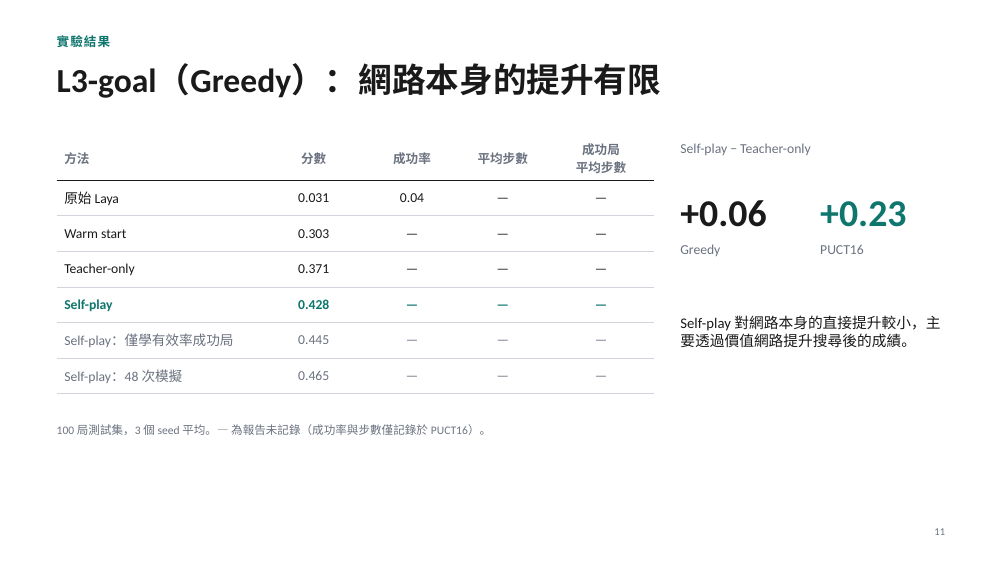
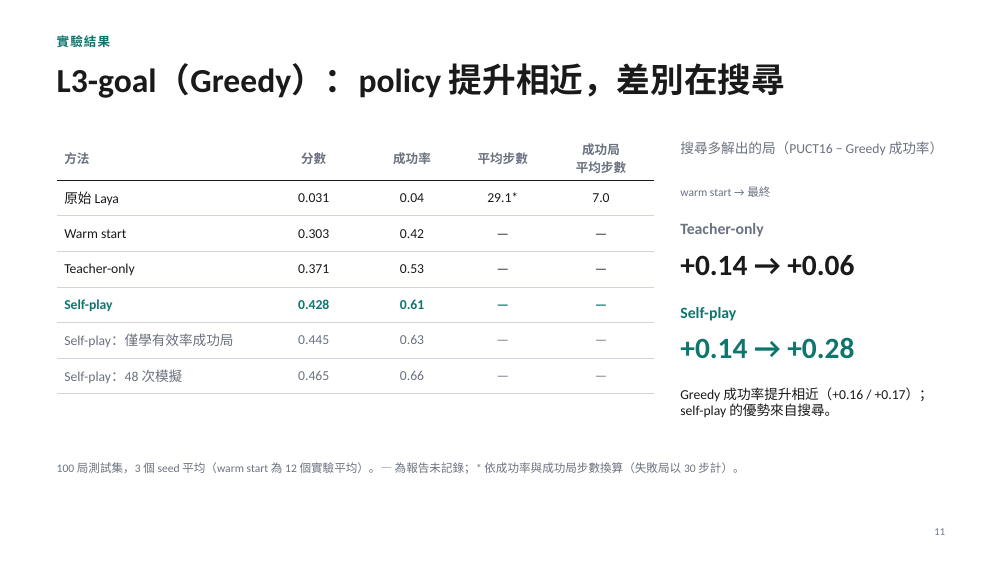
Before and after one commit to kthfan/mcts_laya, a slide deck: slide 11 of docs/project_slides_short.pptx. Drawn at 1008x567 pixels with LibreOffice and Linux fonts; fonts in the diff are those of the drawing. Boxes give left, top, right and bottom in pixels: in the first picture for what was removed or moved away, otherwise in the second. Text is boxed around its words. In the diff, an @@ line names an element or a change of style, - is before the commit and + after.

```diff
--- a/docs/project_slides_short.pptx
+++ b/docs/project_slides_short.pptx
@@ title at <box>57,63,785,98</box>: text changed @@
-L3-goal（Greedy）：網路本身的提升有限
+L3-goal（Greedy）：policy 提升相近，差別在搜尋
@@ table at <box>57,136,654,387</box> @@
-row 2, column 4: —
+row 2, column 4: 29.1*
-row 2, column 5: —
+row 2, column 5: 7.0
-row 3, column 3: —
+row 3, column 3: 0.42
-row 4, column 3: —
+row 4, column 3: 0.53
-row 5, column 3: —
+row 5, column 3: 0.61
-row 6, column 3: —
+row 6, column 3: 0.63
-row 7, column 3: —
+row 7, column 3: 0.66
@@ text at <box>680,141,943,155</box>: text changed @@
-Self-play − Teacher-only
+搜尋多解出的局（PUCT16 − Greedy 成功率）
@@ text "warm start → 最終" at <box>680,186,770,197</box>: vertical alignment bottom to top @@
@@ text at <box>680,186,770,197</box>: text changed; size 36 to 11 pt; text colour #1A1A1A to #6B7280; bold off @@
-+0.06
+warm start → 最終
@@ text at <box>680,223,763,237</box>: text changed; size 13 to 15 pt; bold on @@
-Greedy
+Teacher-only
@@ text at <box>680,255,854,276</box>: text changed; size 36 to 28 pt; text colour #0F766E to #1A1A1A @@
-+0.23
++0.14 → +0.06
@@ text "+0.14 → +0.06" at <box>680,255,854,276</box>: vertical alignment bottom to top @@
@@ text removed at <box>820,245,864,254</box> @@
-PUCT16
@@ text added at <box>680,307,736,321</box>, 15 pt, text #0F766E, bold @@
+Self-play
@@ text at <box>680,337,854,359</box>: text changed; size 14 to 28 pt; text colour #1A1A1A to #0F766E; bold on @@
-Self-play 對網路本身的直接提升較小，主要透過價值網路提升搜尋後的成績。
++0.14 → +0.28
@@ text added at <box>680,387,933,417</box>, 13 pt, text #1A1A1A @@
+Greedy 成功率提升相近（+0.16 / +0.17）；self-play 的優勢來自搜尋。
@@ text at <box>57,462,744,474</box>: text changed @@
-100 局測試集，3 個 seed 平均。— 為報告未記錄（成功率與步數僅記錄於 PUCT16）。
+100 局測試集，3 個 seed 平均（warm start 為 12 個實驗平均）。— 為報告未記錄；* 依成功率與成功局步數換算（失敗局以 30 步計）。
```
Also in this commit, not shown: 4 other slides changed.
